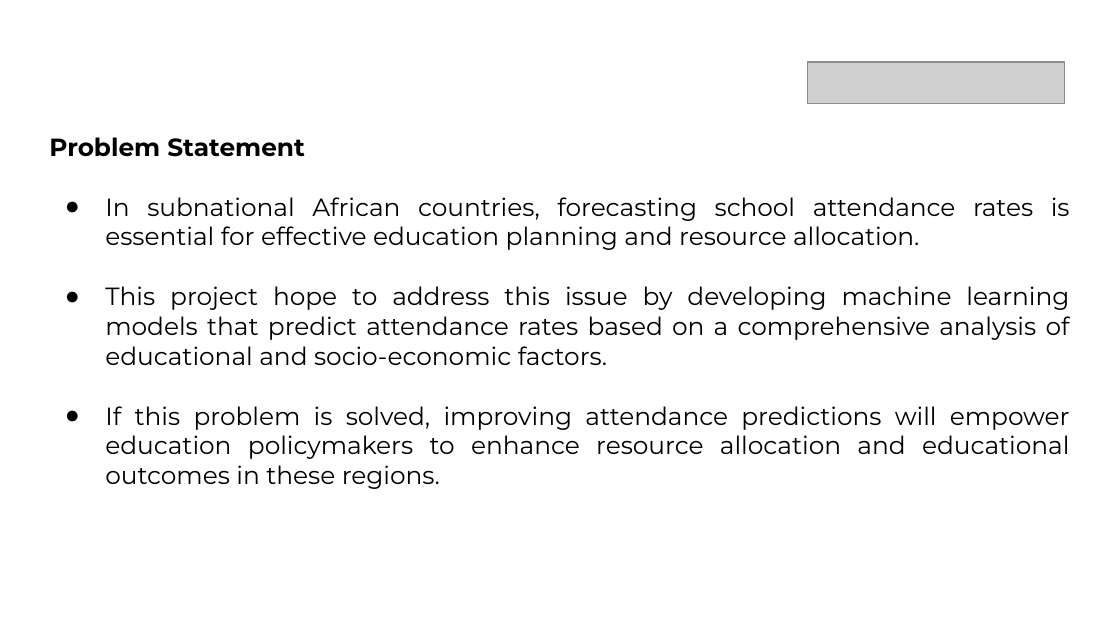
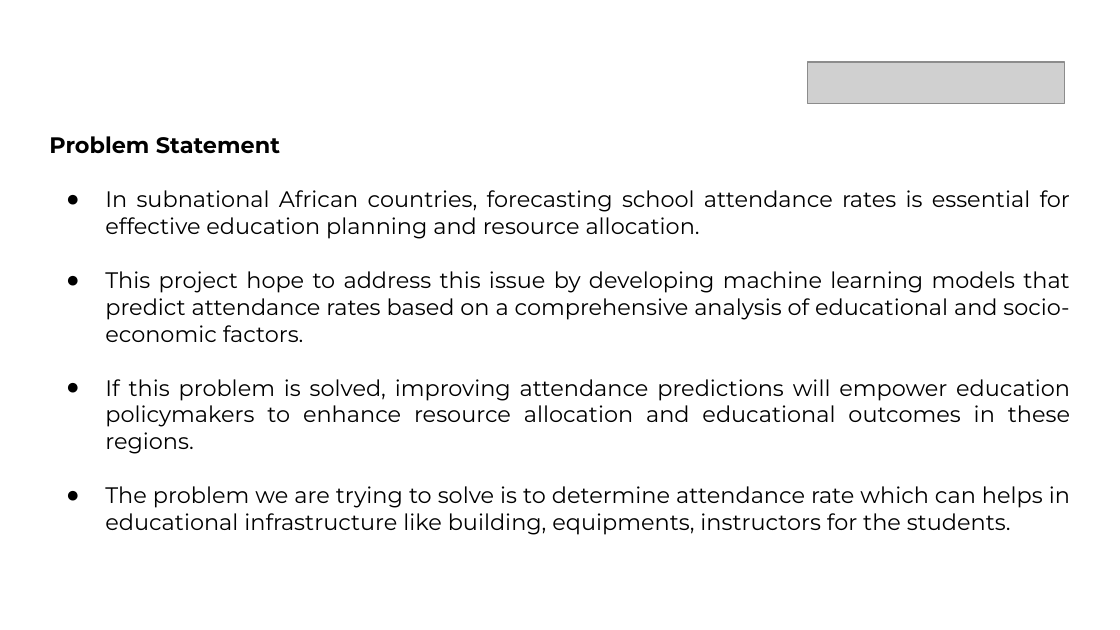
Before and after one commit to BheezPen/My-Upskilling-in-DS-and-AI-ML, a slide deck: slide 3 of 1st_Premier_Project/Confirmed_Deliverables/Predicting School Attendance Rate in Sub-National African Countries (Using Educational Infrastructure)_NeuralCraft.pptx. Drawn at 1120x630 pixels with LibreOffice and Linux fonts; fonts in the diff are those of the drawing; grey boxes stand for pictures. Boxes give left, top, right and bottom in pixels: in the first picture for what was removed or moved away, otherwise in the second. Text is boxed around its words. In the diff, an @@ line names an element or a change of style, - is before the commit and + after.

```diff
--- a/1st_Premier_Project/Confirmed_Deliverables/Predicting School Attendance Rate in Sub-National African Countries (Using Educational Infrastructure)_NeuralCraft.pptx
+++ b/1st_Premier_Project/Confirmed_Deliverables/Predicting School Attendance Rate in Sub-National African Countries (Using Educational Infrastructure)_NeuralCraft.pptx
@@ title at [49, 136, 1070, 454]: size 16 to 14.4 pt in "Problem Statement", "In subnational African countries, forecasting school attenda ...", "This project hope to address this issue ...", "If this problem is solved, improving attendance ..."; indent changed @@
@@ title at [105, 486, 1070, 535]: paragraph added @@
+● The problem we are trying to solve is to determine attendance rate which can helps in educational infrastructure like building, equipments, instructors for the students.
```
Also in this commit, not shown: 5 other slides changed, 6 slides added, 2 other files.
